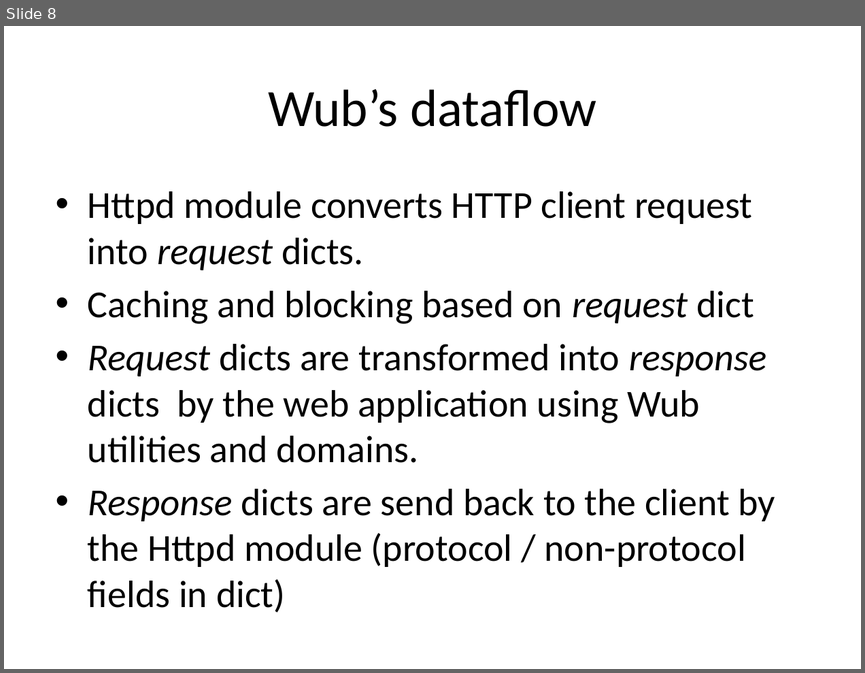
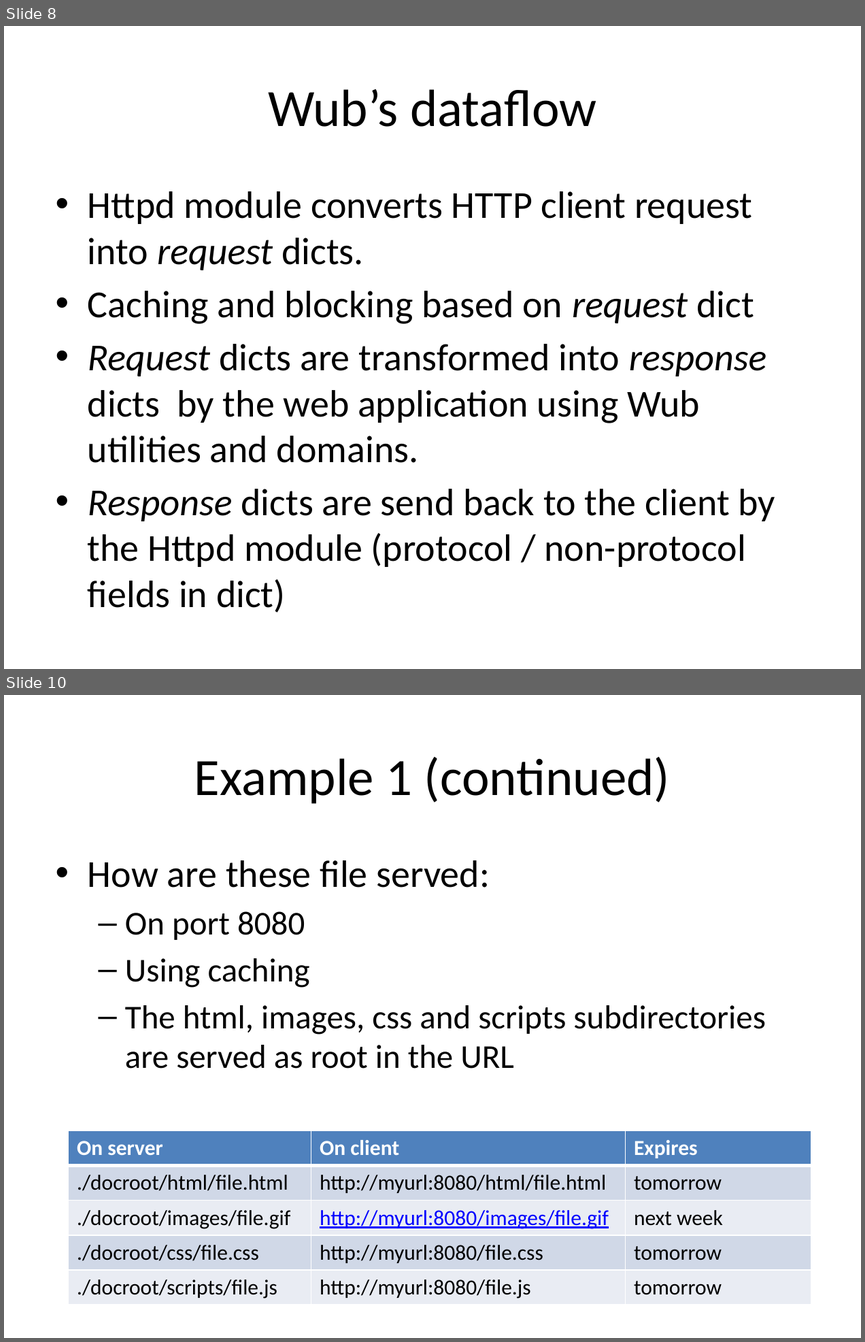
Before and after one commit to jdc8/wubwikit, a slide deck: wubexamples/Lets_Wub.pptx. Shown one above the other, each under a label of ours: slide 8 before the commit, slides 8 and 10 after it; the slides between them are not shown. The pictures are 865x673 and 865x1342 pixels, drawn with LibreOffice and Linux fonts; fonts in the diff are those of the drawing; background and template pictures are left out. Boxes give left, top, right and bottom in pixels: in the first picture for what was removed or moved away, otherwise in the second. Text is boxed around its words. In the diff, an @@ line names an element or a change of style, - is before the commit and + after.

```diff
--- a/wubexamples/Lets_Wub.pptx
+++ b/wubexamples/Lets_Wub.pptx
@@ slide 10 added at (4,695,861,1338), background #FFFFFF @@
@@ title added at (194,757,670,804), 44 pt, text #000000 @@
+Example 1 (continued)
@@ text added at (88,860,765,1068), 28 pt, text #000000 @@
+• How are these file served:
+  – On port 8080
+  – Using caching
+  – The html, images, css and scripts subdirectories are served as root in the URL
@@ table added at (68,1130,811,1304), 5 rows, 3 columns @@
+On server | On client | Expires
+./docroot/html/file.html | http://myurl:8080/html/file.html | tomorrow
+./docroot/images/file.gif | http://myurl:8080/images/file.gif | next week
+./docroot/css/file.css | http://myurl:8080/file.css | tomorrow
+./docroot/scripts/file.js | http://myurl:8080/file.js | tomorrow
```
Also in this commit, not shown: 5 other slides added.
